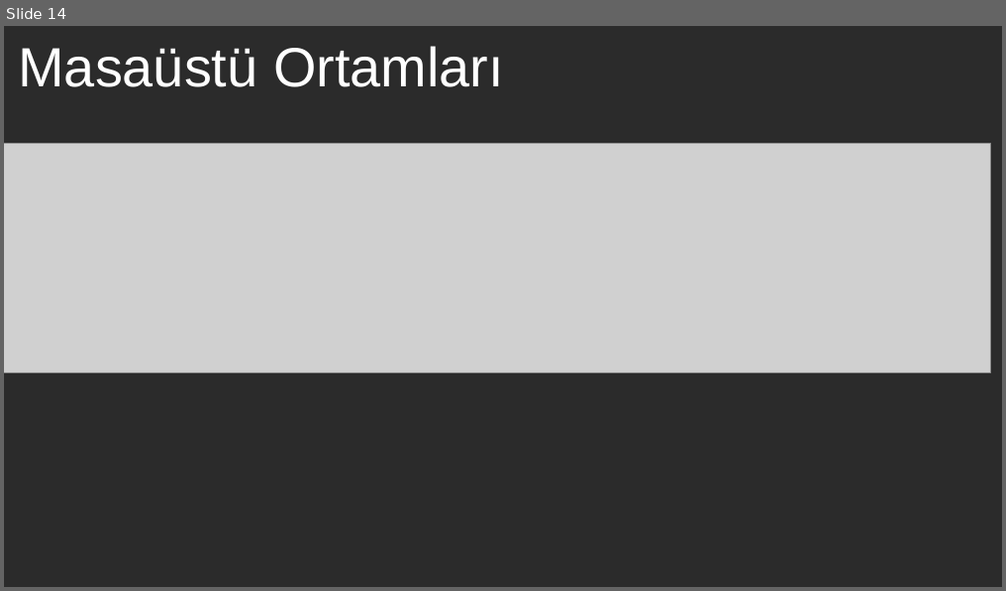
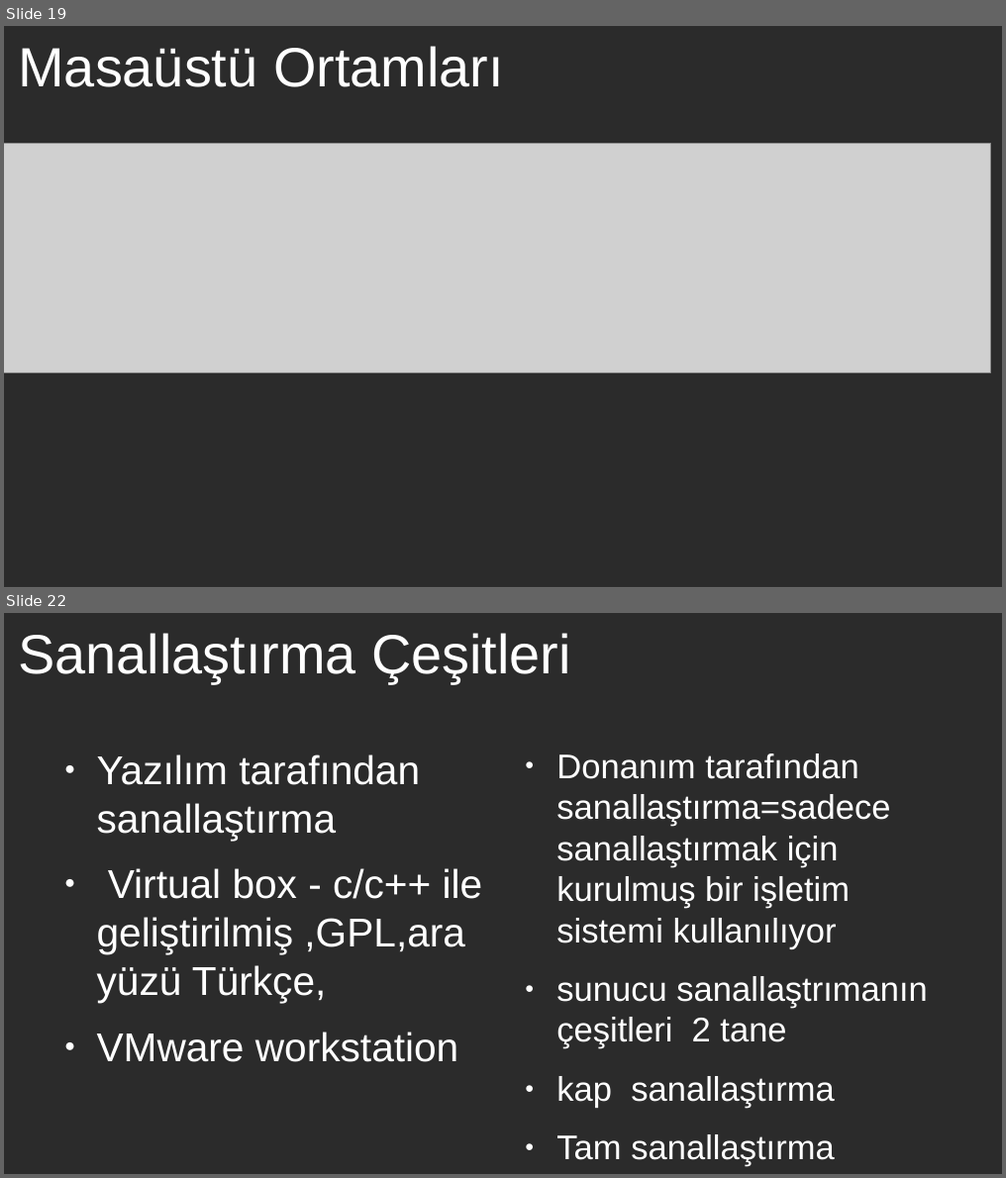
Before and after one commit to bengunur06/GNU-Linux-IEEE-CS, a slide deck: gnu-linux-1.odp. Shown one above the other, each under a label of ours: slide 14 before the commit, slides 19 and 22 after it; the slides between them are not shown. The pictures are 1006x591 and 1006x1178 pixels, drawn with LibreOffice and Linux fonts; fonts in the diff are those of the drawing; grey boxes stand for pictures; background and template pictures are left out; a plain dark background stands for a picture behind light text. Boxes give left, top, right and bottom in pixels: in the first picture for what was removed or moved away, otherwise in the second. Text is boxed around its words. In the diff, an @@ line names an element or a change of style, - is before the commit and + after.

```diff
--- a/gnu-linux-1.odp
+++ b/gnu-linux-1.odp
@@ slide 22 added at [4,613,1002,1174], background picture (left out) @@
@@ title added at [18,633,571,683], 44 pt, text #FFFFFF @@
+Sanallaştırma Çeşitleri
@@ text added at [97,755,483,1062], 32 pt, text #FFFFFF @@
+● Yazılım tarafından sanallaştırma
+● Virtual box - c/c++ ile geliştirilmiş ,GPL,ara yüzü Türkçe,
+● VMware workstation
@@ text added at [556,754,927,1167], 27.2 pt, text #FFFFFF @@
+● Donanım tarafından sanallaştırma=sadece sanallaştırmak için kurulmuş bir işletim sistemi kullanılıyor
+● sunucu sanallaştrımanın çeşitleri 2 tane
+● kap sanallaştırma
+● Tam sanallaştırma
@@ what was slide 14 is now slide 19 @@
```
Also in this commit, not shown: 2 slides changed, 17 other slides added, 11 slides removed.
